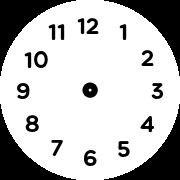
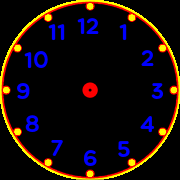
The second 180×180 image is a revision of the first. Changes to its layers:
showed "d_face_bg.png", painted on it over [0, 0, 180, 180]
removed layer "d_face_labels.png" over [0, 0, 180, 180]
added layer "numerals 1" above "axle" over [17, 18, 164, 166]
added layer "axle" above "background 2" over [80, 80, 100, 100]
renamed "background" to "background 2", hid it over [0, 0, 180, 180]
added layer "background 1" over [0, 0, 180, 180]
